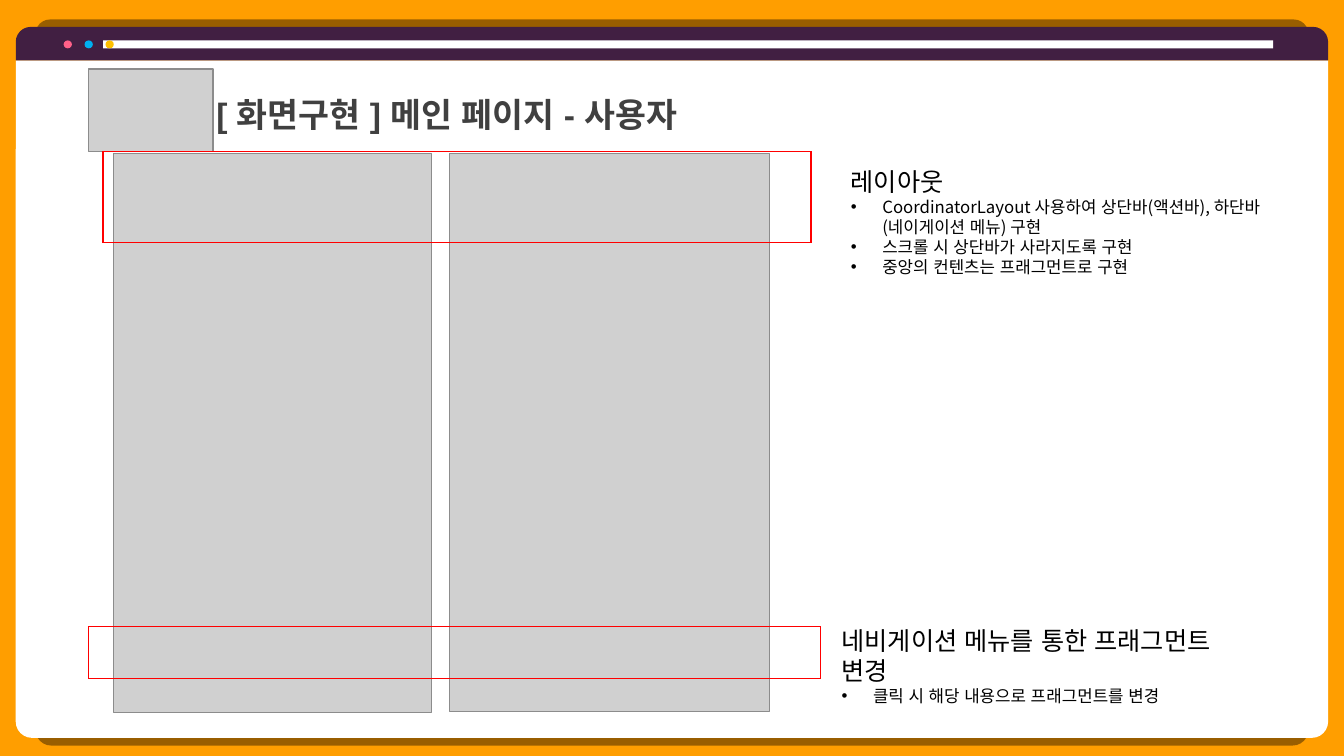
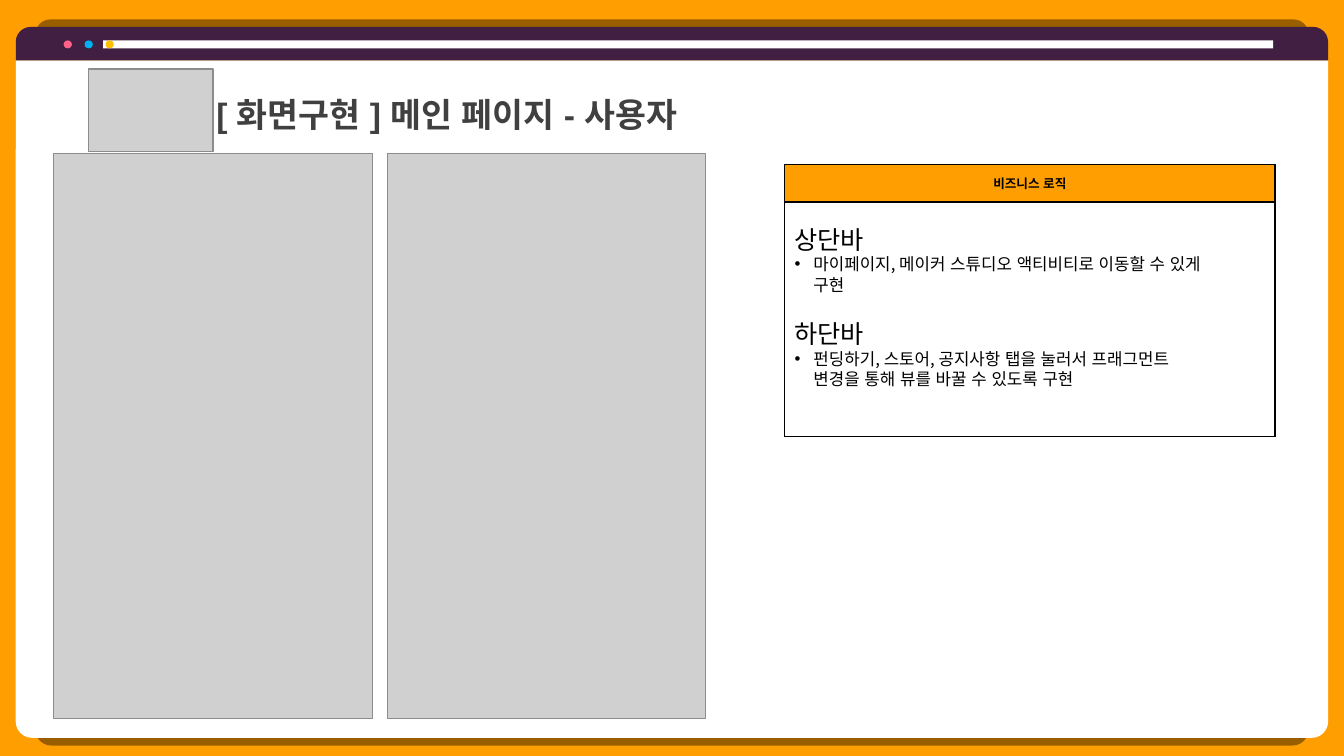
Before and after one commit to hhsw07/ezen-academy-projects, a slide deck: slide 23 of 0 발표용 파워포인트/project06 - 파워포인트 종합 - 형준.pptx (slide 36 before the commit). Drawn at 1344x756 pixels with LibreOffice and Linux fonts; fonts in the diff are those of the drawing; grey boxes stand for pictures. Boxes give left, top, right and bottom in pixels: in the first picture for what was removed or moved away, otherwise in the second. Text is boxed around its words. In the diff, an @@ line names an element or a change of style, - is before the commit and + after.

```diff
--- a/0 발표용 파워포인트/project06 - 파워포인트 종합 - 형준.pptx
+++ b/0 발표용 파워포인트/project06 - 파워포인트 종합 - 형준.pptx
@@ picture: place and size @@
-picture at <box>114,154,432,713</box>
+picture at <box>53,154,372,719</box>
@@ rectangle removed at <box>103,152,811,243</box> @@
@@ picture: place and size @@
-picture at <box>450,154,769,712</box>
+picture at <box>388,154,706,719</box>
@@ table added at <box>784,164,1274,437</box>, 2 rows, 1 columns @@
+비즈니스 로직
+
@@ text at <box>795,228,1201,293</box>: text changed @@
-레이아웃
-• CoordinatorLayout 사용하여 상단바(액션바), 하단바(네이게이션 메뉴) 구현
-• 스크롤 시 상단바가 사라지도록 구현
-• 중앙의 컨텐츠는 프래그먼트로 구현
+상단바
+• 마이페이지, 메이커 스튜디오 액티비티로 이동할 수 있게 구현
@@ text at <box>795,322,1169,387</box>: text changed; size 18 to 12 pt @@
-네비게이션 메뉴를 통한 프래그먼트 변경
-• 클릭 시 해당 내용으로 프래그먼트를 변경
+하단바
+• 펀딩하기, 스토어, 공지사항 탭을 눌러서 프래그먼트 변경을 통해 뷰를 바꿀 수 있도록 구현
@@ rectangle removed at <box>89,626,821,679</box> @@
```
Also in this commit, not shown: 15 other slides changed, 8 slides added, 22 slides removed, 12 other files.
